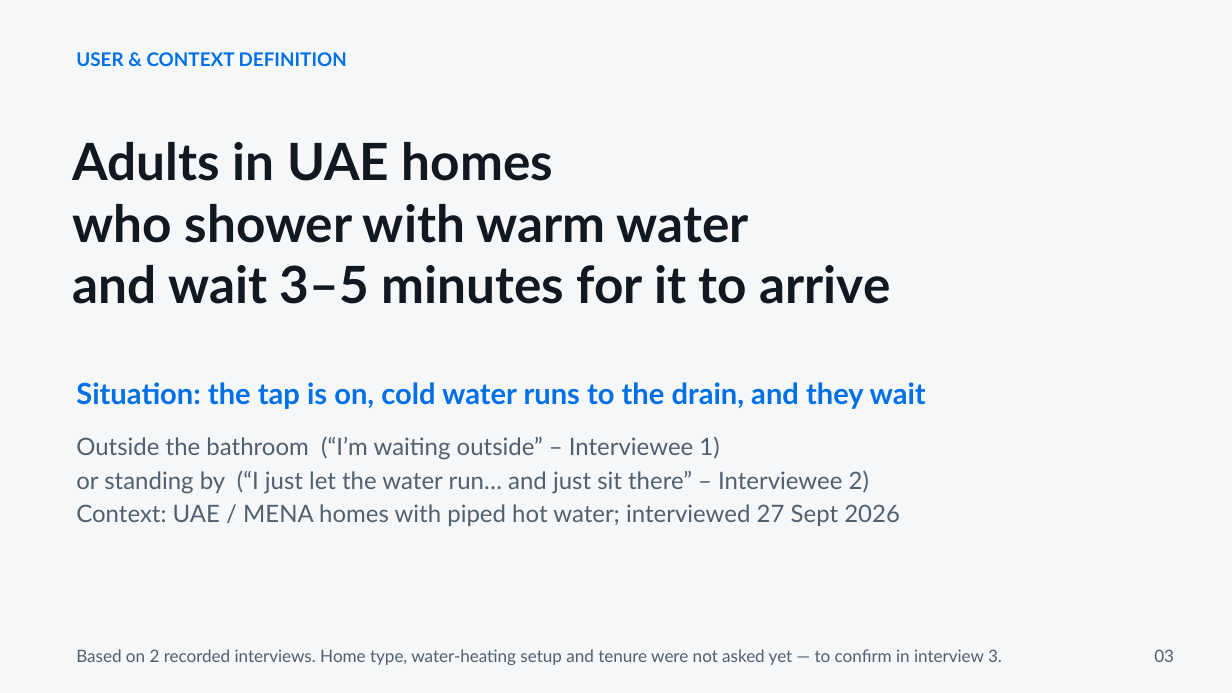
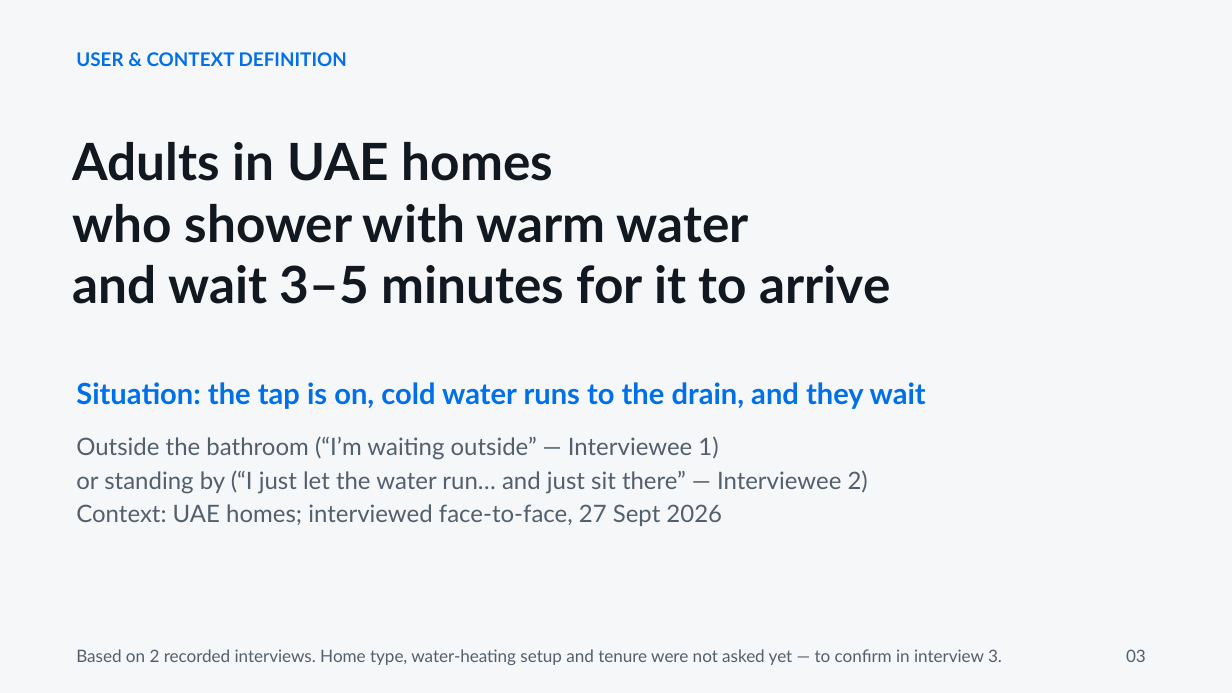
Before and after one commit to nour256/sdsds, a slide deck: slide 3 of IEN_301_Project_1_v2.pptx. Drawn at 1232x693 pixels with LibreOffice and Linux fonts; fonts in the diff are those of the drawing. Boxes give left, top, right and bottom in pixels: in the first picture for what was removed or moved away, otherwise in the second. Text is boxed around its words. In the diff, an @@ line names an element or a change of style, - is before the commit and + after.

```diff
--- a/IEN_301_Project_1_v2.pptx
+++ b/IEN_301_Project_1_v2.pptx
@@ text at (76,436,868,526): text changed @@
-Outside the bathroom (“I’m waiting outside” – Interviewee 1)
-or standing by (“I just let the water run… and just sit there” – Interviewee 2)
-Context: UAE / MENA homes with piped hot water; interviewed 27 Sept 2026
+Outside the bathroom (“I’m waiting outside” — Interviewee 1)
+or standing by (“I just let the water run… and just sit there” — Interviewee 2)
+Context: UAE homes; interviewed face-to-face, 27 Sept 2026
@@ text "03" at (1126,649,1146,662): alignment right to left @@
```
Also in this commit, not shown: 15 other slides changed, 5 other files.
